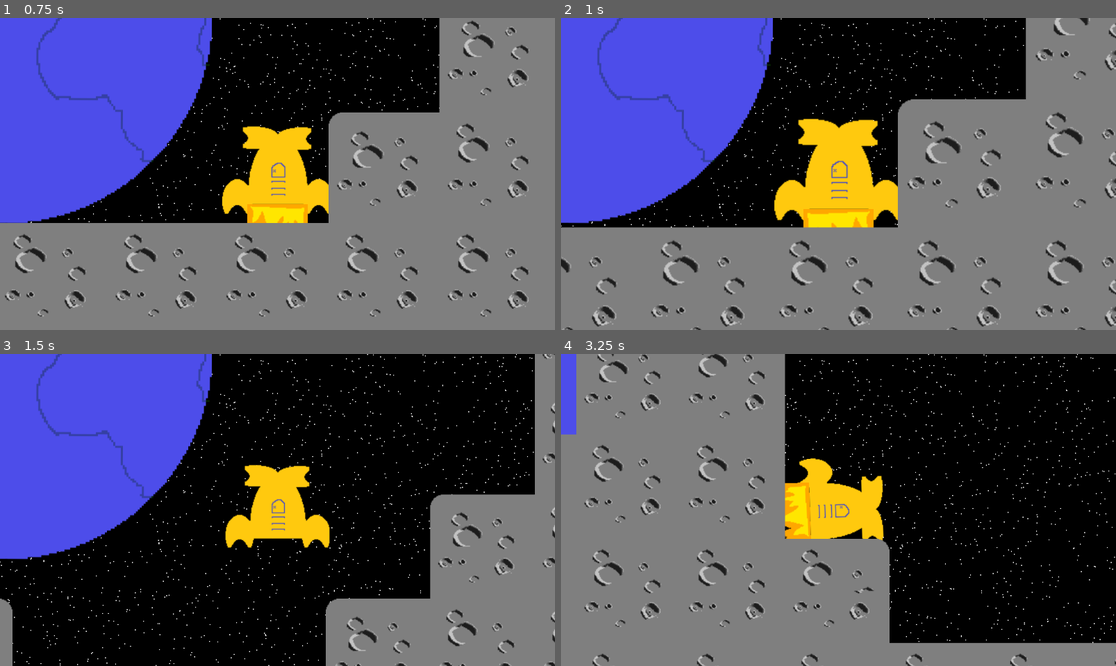
Above: before the commit, frames 1-4 (two rows, left to right).
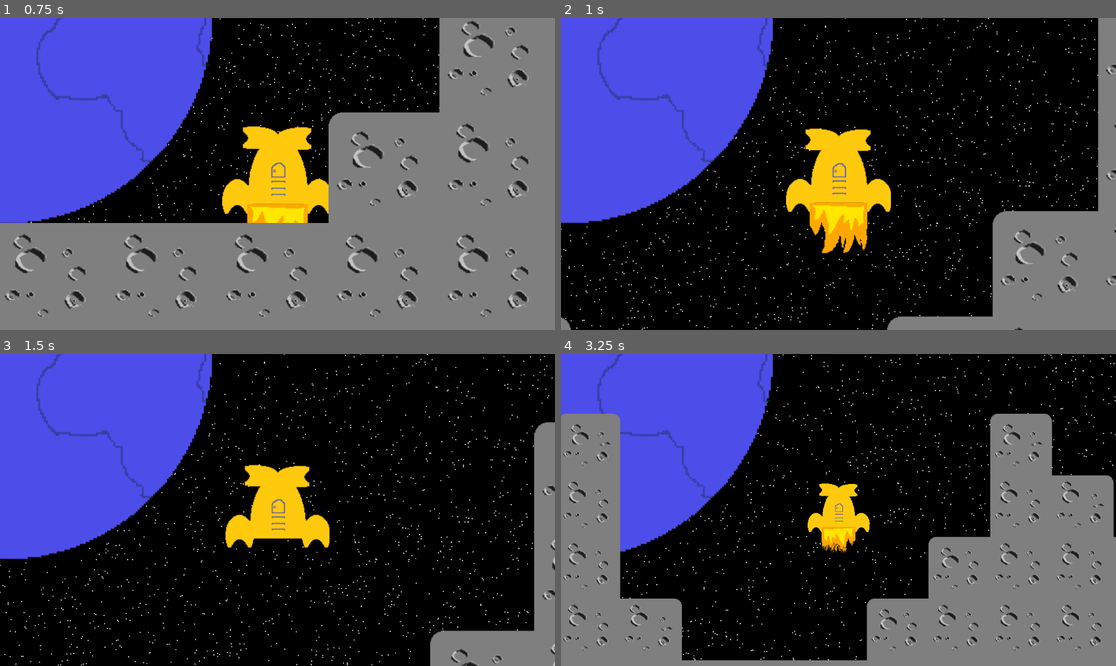
Above: after the commit, the same moments.

Repository: acidmath/DialIt
Game: Godot game, scene res://Main.tscn
Two runs of this game, one before a commit and one after it. Both use one fixed random seed, a clock stepped at 60 frames per second and the inputs below. Sound files missing from this copy of the repository are replaced by a short silence.
Inputs (mouse positions are in pixels of both pictures, inside the frame that each line leads up to):
- Up to frame 1 (0.75 s): move the mouse to (399, 158) at 0.52 s; hold W (thrust) from 0.53 s (still down); hold Mouse wheel up (ZoomIn) from 0.53 s (still down)
- Up to frame 2 (1 s): keep holding W (thrust); keep holding Mouse wheel up (ZoomIn)
- Up to frame 3 (1.5 s): move the mouse to (166, 525) at 1.27 s; release W (thrust) at 1.28 s; release Mouse wheel up (ZoomIn) at 1.28 s; tap Mouse wheel down (ZoomOut) at 1.35 s
- Up to frame 4 (3.25 s): move the mouse to (894, 441) at 2.02 s; hold A (lRot) 2.03-2.78 s; hold W (thrust) from 2.03 s (still down); move the mouse to (810, 572) at 2.77 s; tap Right (rRot) at 2.85 s

Frame 1 is identical in both runs. In frame 2, 46% of the frame differs, in the area x 0-100%, y 0-100%; in frame 3, 16%; in frame 4, 59%.

Commit message:
detect collision with tile map layer

Diff:
--- a/Controls.gd
+++ b/Controls.gd
@@ -8,6 +8,7 @@
 var lastThrustDeltaUpdate = 0
 @onready var audio_stream_player_2d = $AudioStreamPlayer2D
 @onready var fire_sprite_2d = $FireSprite2D
+@onready var collision_shape = $CollisionShape2D
 
 func _physics_process(_delta):
 	if Input.is_action_pressed("lRot"):
@@ -33,3 +34,7 @@
 		fire_sprite_2d.scale.x = engineForceStep * 0.1
 		fire_sprite_2d.scale.y = engineForceStep * 0.1
 		audio_stream_player_2d.volume_db = linear_to_db(abs(engineForceStep) * 0.1)
+
+func _on_body_entered(body):
+	get_tree().reload_current_scene()
+	#print("balls")
--- a/Main.tscn
+++ b/Main.tscn
@@ -429,7 +429,7 @@
 [sub_resource type="TileSet" id="TileSet_6tt8j"]
 tile_size = Vector2i(128, 128)
 physics_layer_0/collision_layer = 1
-physics_layer_0/collision_mask = 0
+physics_layer_0/collision_mask = 2
 physics_layer_0/physics_material = SubResource("PhysicsMaterial_5frc2")
 terrain_set_0/mode = 0
 terrain_set_0/terrain_0/name = "Ground"
@@ -455,6 +455,8 @@
 [node name="RigidBody2D" type="RigidBody2D" parent="."]
 position = Vector2(-315, -560)
 collision_layer = 2
+contact_monitor = true
+max_contacts_reported = 1
 script = ExtResource("1_up563")
 
 [node name="CollisionShape2D" type="CollisionShape2D" parent="RigidBody2D"]
@@ -476,6 +478,7 @@
 script = ExtResource("5_36vn8")
 
 [node name="CameraPivot" type="Node2D" parent="RigidBody2D"]
+position = Vector2(0, 2)
 
 [node name="Map" type="Node2D" parent="."]
 
@@ -496,3 +499,4 @@
 texture = ExtResource("8_i3xlp")
 
 [connection signal="screen_size_changed" from="." to="ParallaxBackground/GeneratedBackground" method="_on_screen_size_changed"]
+[connection signal="body_entered" from="RigidBody2D" to="RigidBody2D" method="_on_body_entered"]
Not shown, changed: build/2024-12-15/SpaceLander_2024-12-15.apple-touch-icon.png.import
Not shown, changed: build/2024-12-15/SpaceLander_2024-12-15.icon.png.import
Not shown, changed: build/2024-12-15/SpaceLander_2024-12-15.png.import
Not shown, changed: build/2025-01-11/SpaceLander_2025-01-11_0.apple-touch-icon.png.import
Not shown, changed: build/2025-01-11/SpaceLander_2025-01-11_0.icon.png.import
Not shown, changed: build/2025-01-11/SpaceLander_2025-01-11_0.png.import
Not shown, changed: build/2025-01-27/SpaceLander_2025-01-27_0.apple-touch-icon.png.import
Not shown, changed: build/2025-01-27/SpaceLander_2025-01-27_0.icon.png.import
Not shown, changed: build/2025-01-27/SpaceLander_2025-01-27_0.png.import
Not shown, changed: build/2025-01-27/SpaceLander_2025-01-27_1.apple-touch-icon.png.import
Not shown, changed: build/2025-01-27/SpaceLander_2025-01-27_1.icon.png.import
Not shown, changed: build/2025-01-27/SpaceLander_2025-01-27_1.png.import
